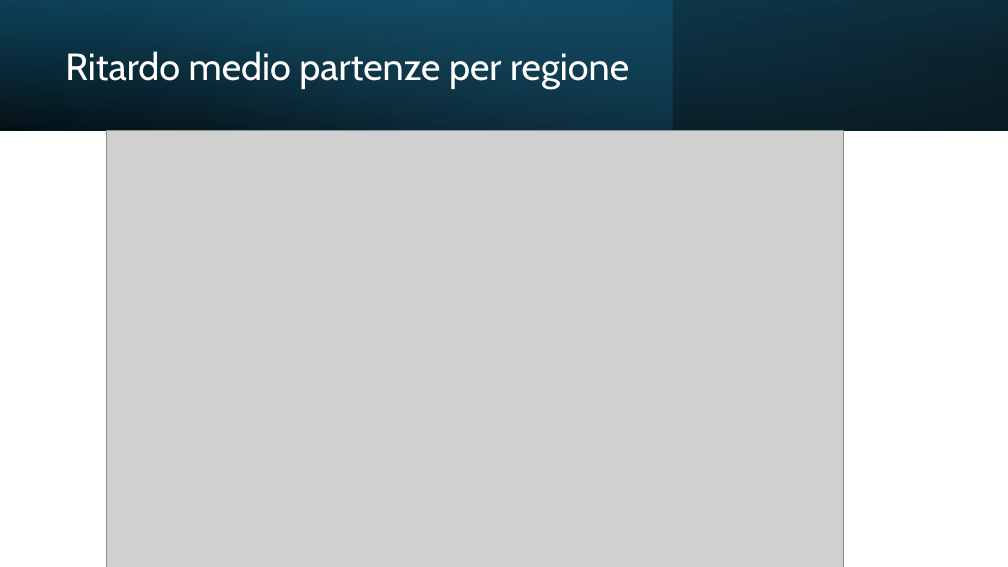
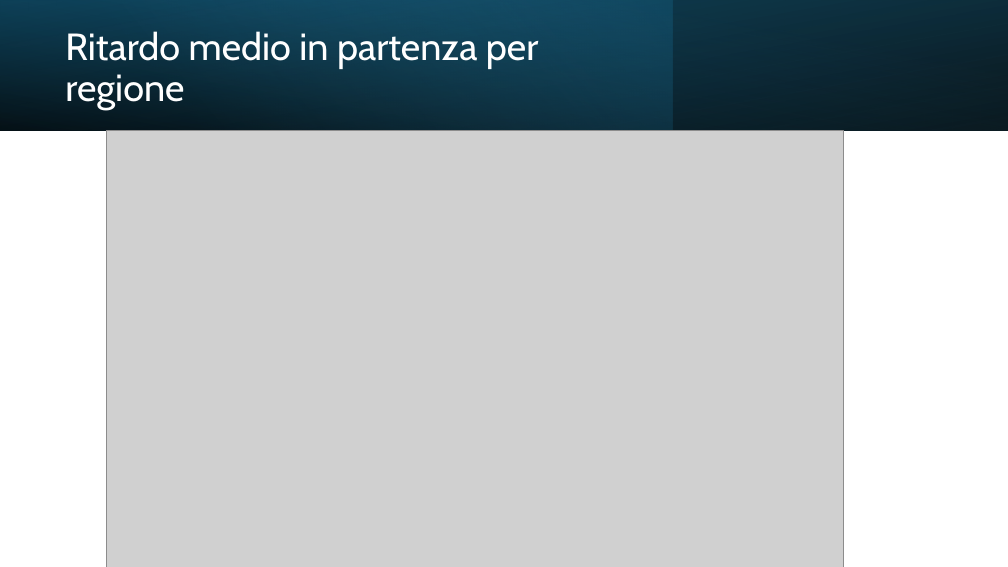
Before and after one commit to AndreaSpolaor/AnalisiTrafficoFerroviario, a slide deck: slide 12 of Analisi del trasporto ferroviario italiano.pptx. Drawn at 1008x567 pixels with LibreOffice and Linux fonts; fonts in the diff are those of the drawing; grey boxes stand for pictures. Boxes give left, top, right and bottom in pixels: in the first picture for what was removed or moved away, otherwise in the second. Text is boxed around its words. In the diff, an @@ line names an element or a change of style, - is before the commit and + after.

```diff
--- a/Analisi del trasporto ferroviario italiano.pptx
+++ b/Analisi del trasporto ferroviario italiano.pptx
@@ title at (65, 31, 539, 110): text changed @@
-Ritardo medio partenze per regione
+Ritardo medio in partenza per regione
```
Also in this commit, not shown: 8 other slides changed, 1 slide added, 2 other files.
